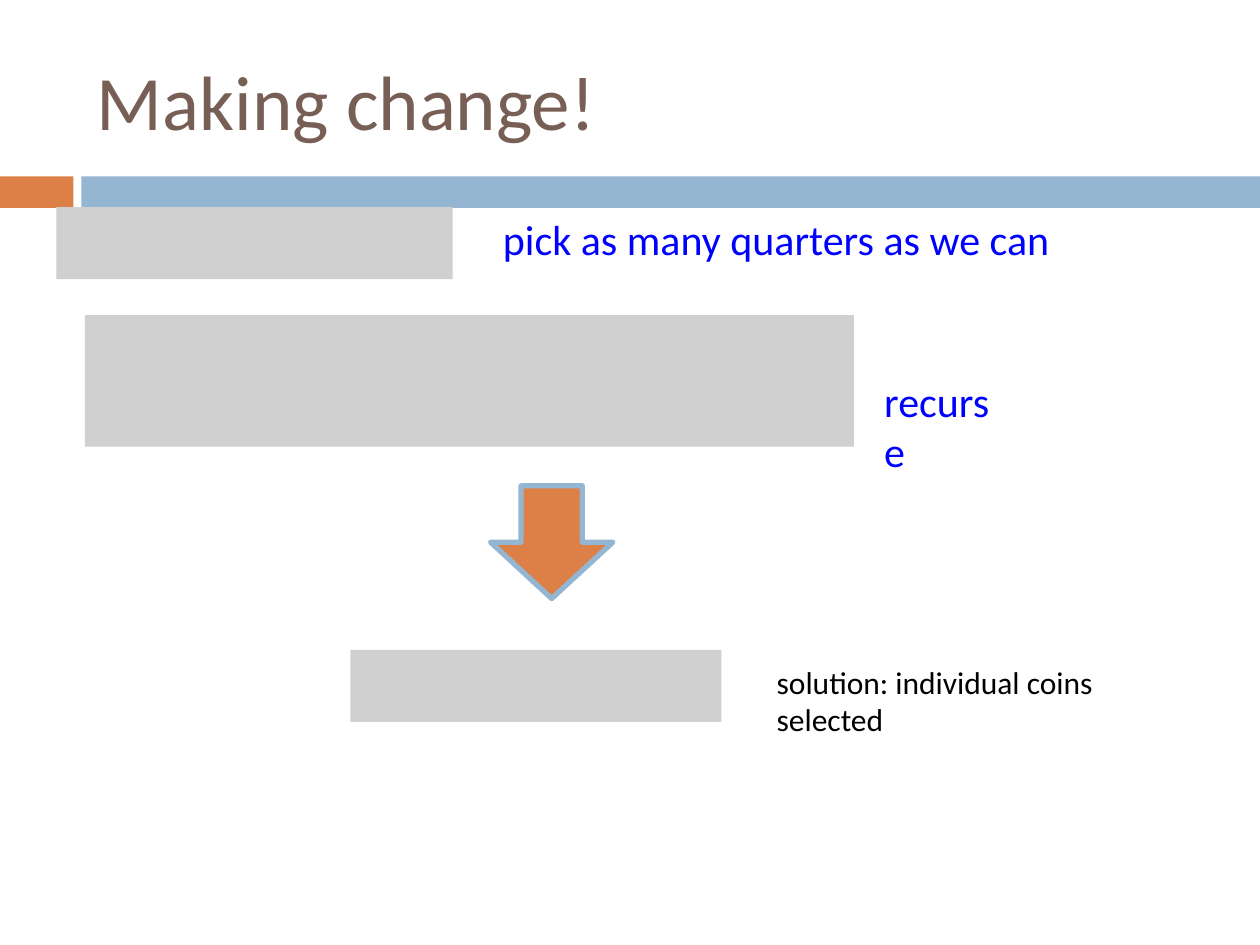
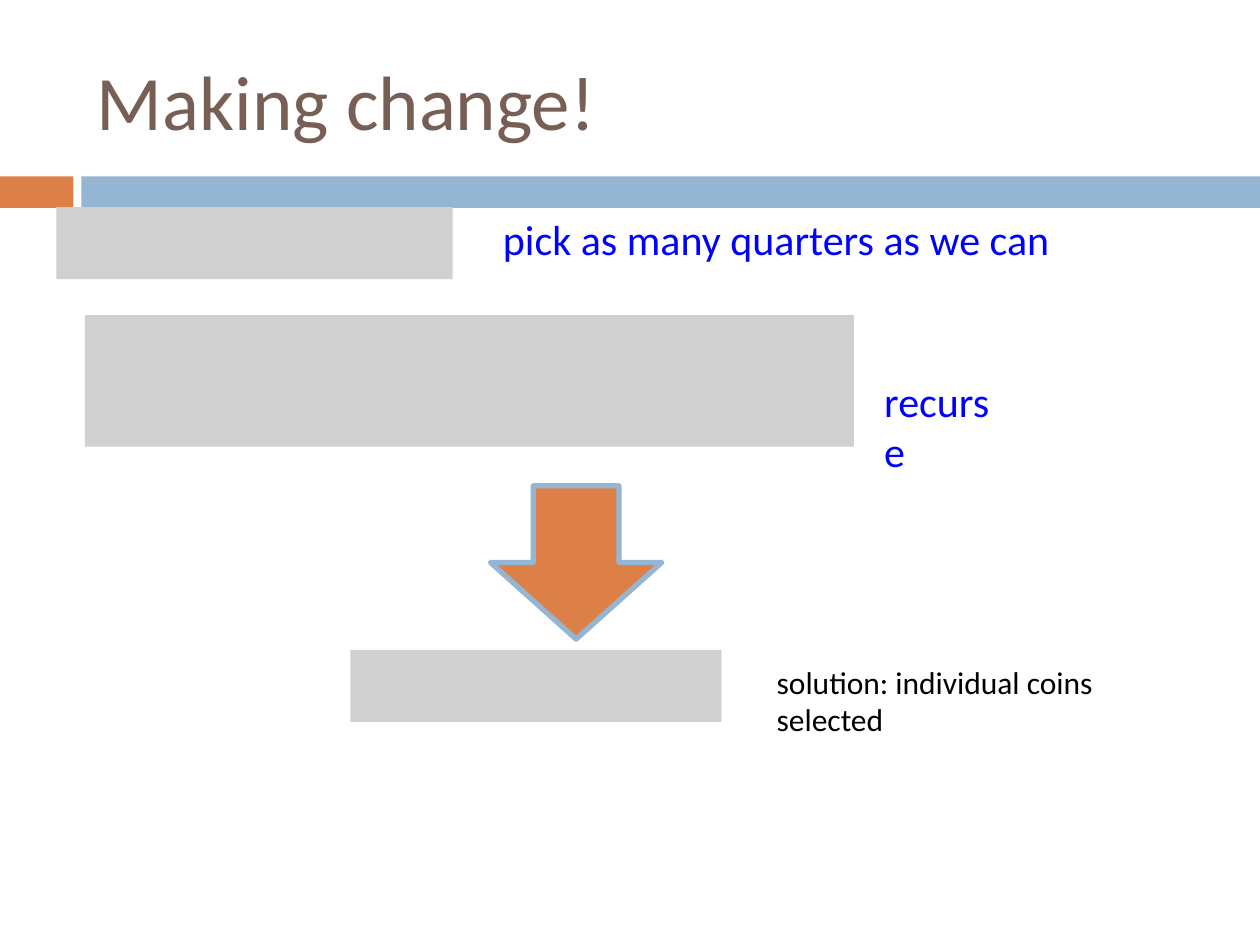
Before and after one commit to Collins-kariuk/Algorithms, a slide deck: slide 16 of Lectures/Lecture 14_Greedy Algorithms.pptx. Drawn at 1260x945 pixels with LibreOffice and Linux fonts; fonts in the diff are those of the drawing; grey boxes stand for pictures. Boxes give left, top, right and bottom in pixels: in the first picture for what was removed or moved away, otherwise in the second. Text is boxed around its words. In the diff, an @@ line names an element or a change of style, - is before the commit and + after.

```diff
--- a/Lectures/Lecture 14_Greedy Algorithms.pptx
+++ b/Lectures/Lecture 14_Greedy Algorithms.pptx
@@ down arrow: place and size @@
-down arrow at [490, 486, 612, 598]
+down arrow at [490, 486, 662, 640]
```
Also in this commit, not shown: 13 other slides changed.
